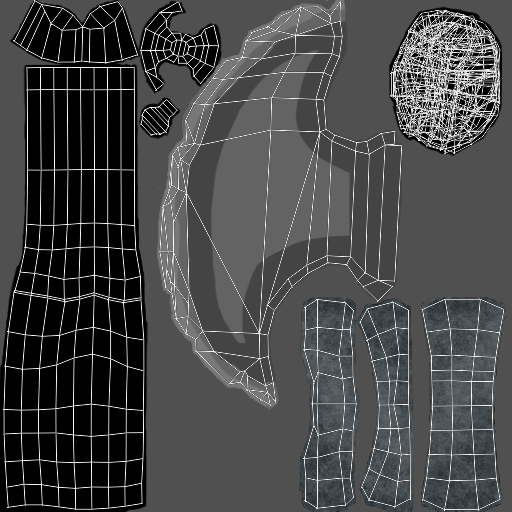
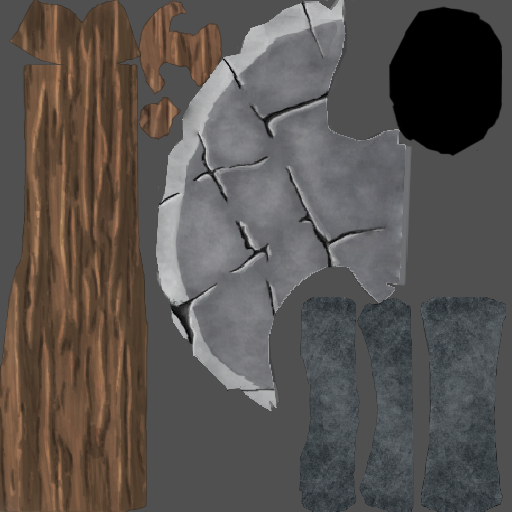
Layer changes from the first 512px x 512px image to the second:
hid "Equipment_Axe UV's" over box(3, 0, 505, 511)
removed layer "UV's" over box(3, 0, 505, 511)
added layer "Axe blade" in group "Blade" over box(155, 0, 412, 411)
added layer "Laag 17" (overlay) in group "Stok" over box(0, 0, 149, 512)
added layer "Laag 13" (overlay) in group "Stok" over box(0, 0, 148, 512)
added layer "Laag 12" (overlay) in group "Stok" over box(9, 0, 135, 512)
added layer "Laag 11" (overlay) in group "Stok" over box(0, 1, 146, 512)
added layer "Laag 10" in group "Stok" over box(0, 0, 149, 512)
added layer "Laag 16" (overlay) in group "onderkantstok" over box(137, 0, 223, 140)
added layer "Laag 15" (overlay) in group "onderkantstok" over box(138, 0, 222, 140)
added layer "Laag 14" in group "onderkantstok" over box(137, 0, 223, 140)
